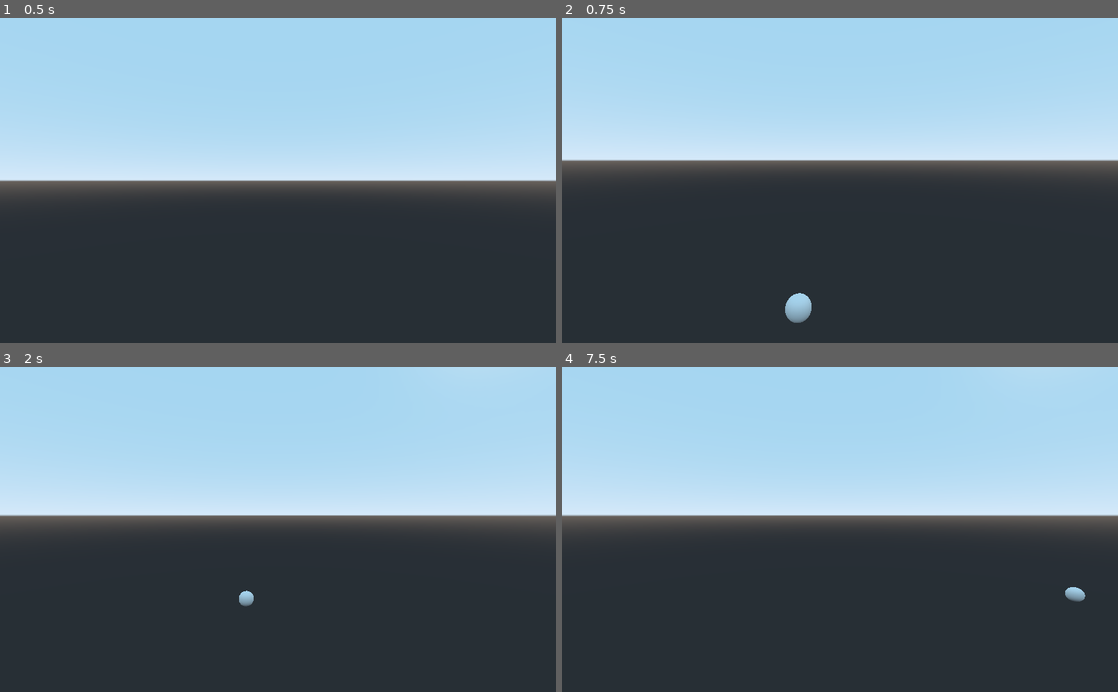
Above: before the commit, frames 1-4 (two rows, left to right).
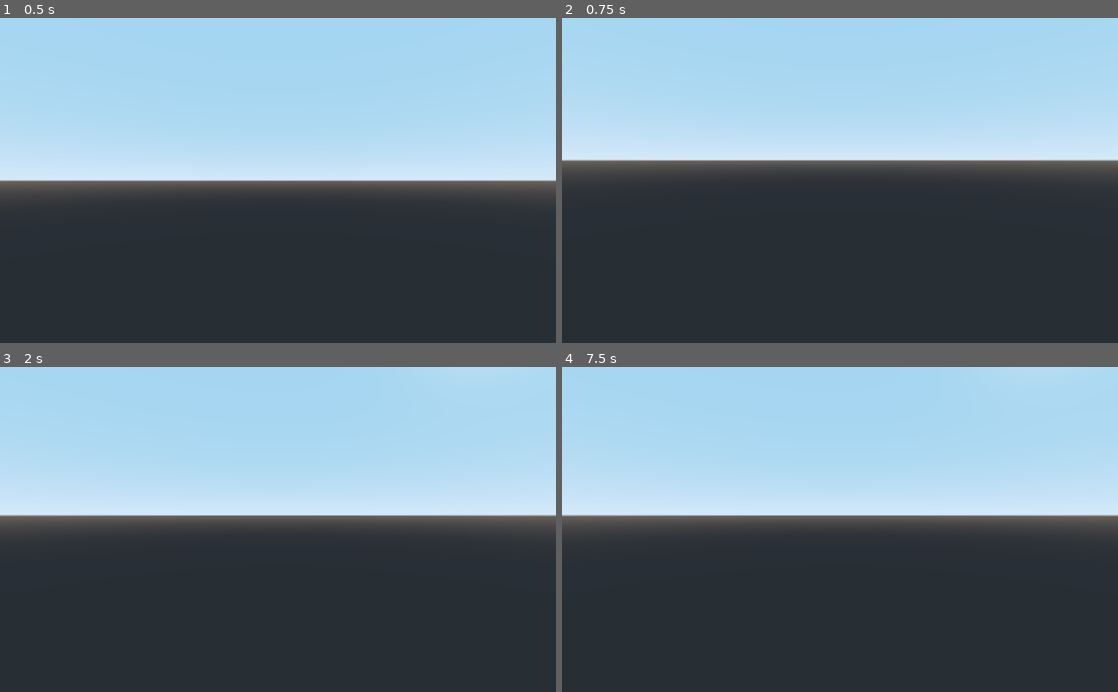
Above: after the commit, the same moments.

Repository: JamesHund/SpaceGame
Game: Godot game, scene res://Main.tscn
Two runs of this game, one before a commit and one after it. Both use one fixed random seed, a clock stepped at 60 frames per second and the inputs below.
Inputs (mouse positions are in pixels of both pictures, inside the frame that each line leads up to):
- Up to frame 1 (0.5 s): no input
- Up to frame 2 (0.75 s): tap Enter at 0.5 s; move the mouse to (834, 187) at 0.52 s; hold W (movement_forward) from 0.53 s (still down)
- Up to frame 3 (2 s): keep holding W (movement_forward); tap Space at 1.25 s; move the mouse to (316, 532) at 1.27 s
- Up to frame 4 (7.5 s): move the mouse to (795, 526) at 2.02 s; tap Enter at 2.75, 4.25 s; move the mouse to (845, 529) at 2.77 s; release W (movement_forward) at 2.78 s; hold A (movement_left) 2.78-3.53 s; tap Space at 3.5, 5 s; move the mouse to (817, 523) at 3.52 s; hold W (movement_forward) 3.53-5.78 s; move the mouse to (867, 529) at 4.27 s; move the mouse to (812, 529) at 5.02 s; move the mouse to (851, 523) at 5.77 s; hold D (movement_right) 5.78-6.53 s; move the mouse to (834, 536) at 6.52 s; hold W (movement_forward) from 6.53 s (still down); move the mouse to (878, 532) at 7.27 s

Frame 1 is identical in both runs. In frame 2, 0.3% of the frame differs, in the area x 40-45%, y 84-94%; in frame 3, 0.1%; in frame 4, 0.1%.

Commit message:
Fixed newtons equation

Diff:
--- a/Main.gd
+++ b/Main.gd
@@ -23,5 +23,6 @@
 
 
 func gravitational_force(object1, object2):
-	var force = G*object1.mass*object2.mass/pow(((object1.global_transform.origin.x - object2.global_transform.origin.x)*2 + (object1.global_transform.origin.y - object2.global_transform.origin.y)*2 + (object1.global_transform.origin.z - object2.global_transform.origin.z)*2),1/2)
+	var radius = pow((object2.transform.origin.x - object1.transform.origin.x),2) + pow((object2.transform.origin.y - object1.transform.origin.y),2) + pow((object2.transform.origin.z - object1.transform.origin.z),2)
+	var force = G*object1.mass*object2.mass/radius
 	return force
--- a/Main.tscn
+++ b/Main.tscn
@@ -12,7 +12,8 @@
 
 [node name="Planet1" type="RigidBody" parent="."]
 transform = Transform( 1, 0, 0, 0, 1, 0, 0, 0, 1, 7, 7, 3.27 )
-mass = 1000.0
+mass = 100.0
+linear_velocity = Vector3( 2, 0, 0 )
 
 [node name="MeshInstance" type="MeshInstance" parent="Planet1"]
 mesh = SubResource( 1 )
